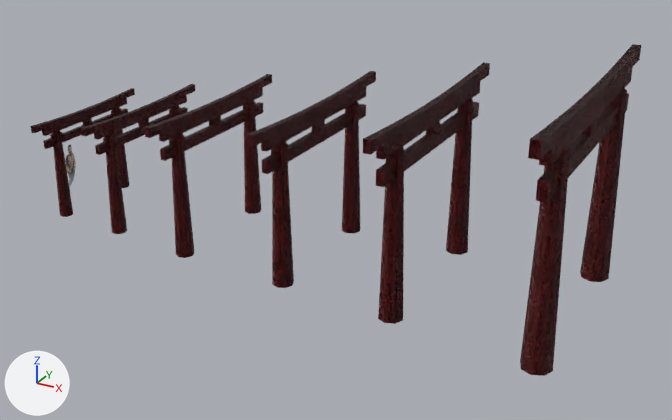
Two versions of the glTF model GF_AR/gate_keelung.glb, one commit apart.
Before and after are seen from a 50 mm camera at (12.2, -53.3, 30.6) aimed at (-17.1, -0.1, 4.0). The lights are fixed; the arrows at lower left show +X, +Y and +Z. Where no turn or scale is listed for an object, it has been applied to the vertices.

The first picture shows '6ebb402099ee9a58942f6440cb0026d6', 'B2C2_599302_toriigate4', 'B2C2_599302_toriigate4.001', 'B2C2_599302_toriigate4.002', 'B2C2_599302_toriigate4.003', 'B2C2_599302_toriigate4.004', 'B2C2_599302_toriigate4.005'.
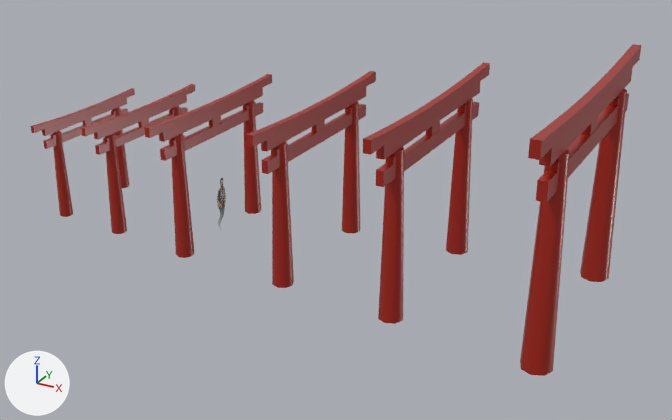
The newer file is also rescaled (x1.108), turned or shifted as a whole; pictures and numbers use the older file's frame.

Location of each change, [x1, y1, x2, y2] in pixels of the pictures (672 x 420 px):
'B2C2_599302_toriigate4', surface changed (brown to red)
    both: [520, 44, 641, 376]
'B2C2_599302_toriigate4.001', surface changed (brown to red)
    both: [363, 62, 490, 324]
'B2C2_599302_toriigate4.002', surface changed
    both: [247, 71, 376, 288]
'B2C2_599302_toriigate4.003', surface changed
    both: [144, 74, 272, 258]
'B2C2_599302_toriigate4.004', surface changed
    both: [81, 84, 195, 234]
'B2C2_599302_toriigate4.005', surface changed
    both: [31, 88, 135, 217]
'6ebb402099ee9a58942f6440cb0026d6', moved
    before: [65, 145, 76, 187]
    after: [217, 178, 226, 223]

Edits to the bpy script that builds the scene:
```text
Change mat_red_velvet:
    remove # nodes: BsdfPrincipled, NormalMap, OutputMaterial, SeparateColor, TexImage x3, UVMap x3
    remove # uses the picture img_4k_velvet_2_basecolor
    remove # uses the picture img_4k_velvet_2_height
    remove # uses the picture img_4k_velvet_2_metallic_4k_velvet_2_roughness
    nodes: BsdfPrincipled, OutputMaterial
    colours: red #a42312
Change ob_6ebb402099ee9a58942f6440cb0026d6:
    ob_6ebb402099ee9a58942f6440cb0026d6.location: (-41.07, -1.41, 2.99) -> (-26.09, -1.41, 2.99)
```
